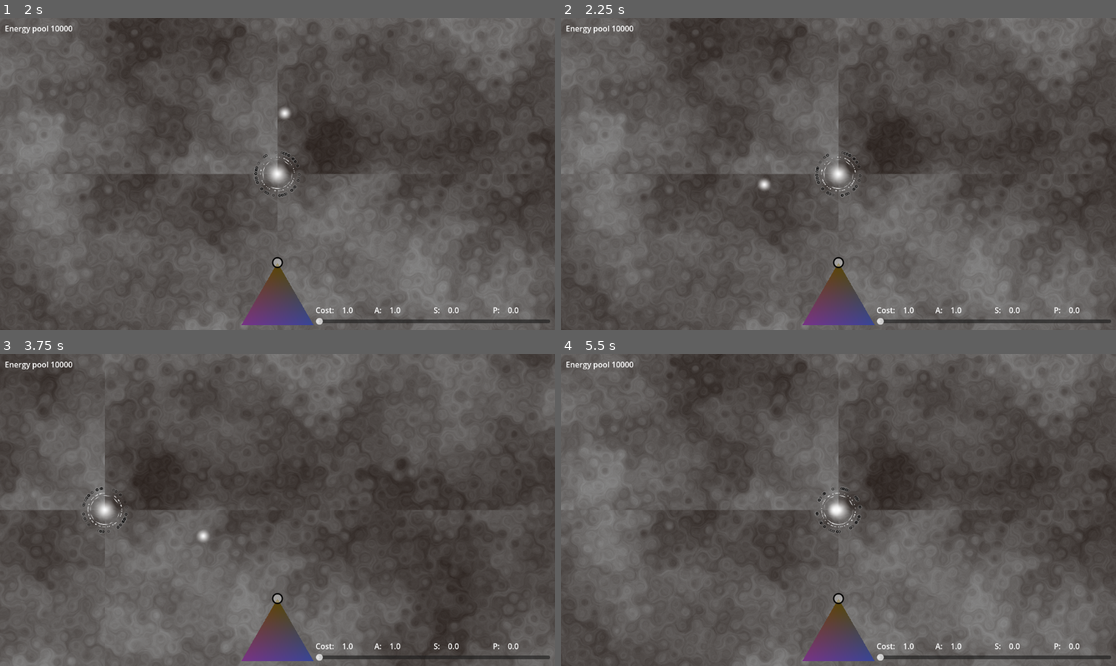
Above: before the commit, frames 1-4 (two rows, left to right).
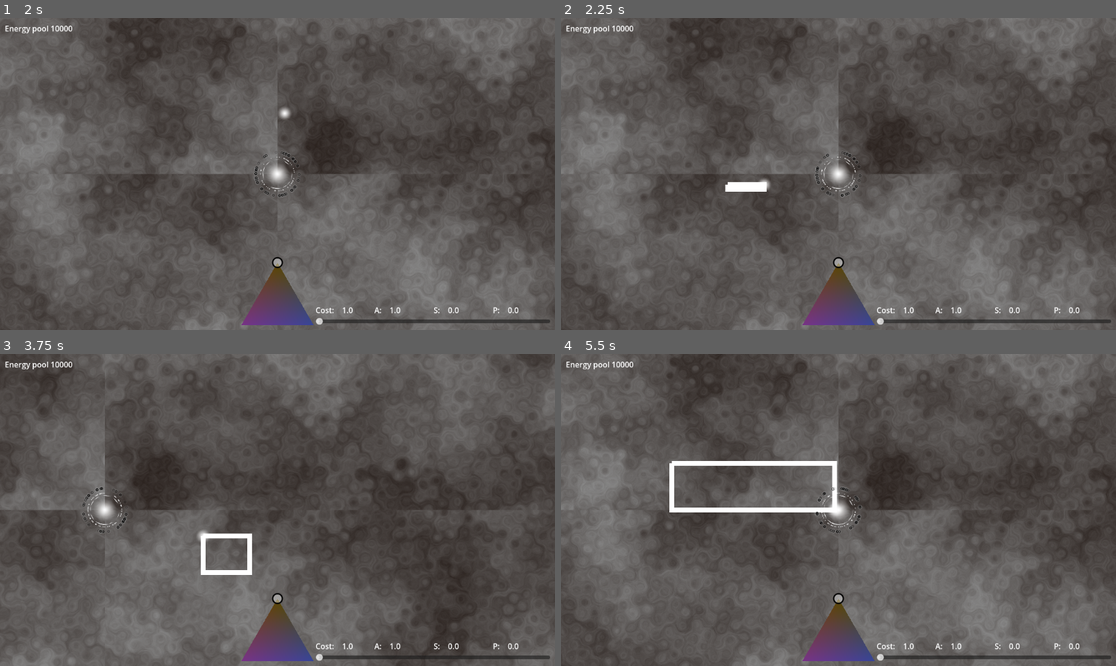
Above: after the commit, the same moments.

Repository: helmasur/conduit_rts
Game: Godot game, scene res://game.tscn
The game is run twice, just before and just after one commit, with the same random seed, the same clock (stepped at 60 frames per second) and the same inputs.
Inputs (mouse positions are in pixels of both pictures, inside the frame that each line leads up to):
- Up to frame 1 (2 s): tap Enter at 0.5 s; drag from (277, 292) to (333, 105) at 0.52 s; click "Host" at 1.25 s
- Up to frame 2 (2.25 s): drag from (727, 189) to (838, 174) at 2.02 s
- Up to frame 3 (3.75 s): move the mouse to (333, 441) at 2.77 s; hold D (move_right) 2.78-3.5 s; click (333, 441) at 2.92 s; drag from (249, 572) to (111, 463) at 3.52 s
- Up to frame 4 (5.5 s): move the mouse to (1005, 556) at 4.27 s; hold A (move_left) 4.28-5 s; click (1005, 556) at 4.42 s; drag from (672, 463) to (832, 510) at 5.02 s

Frame 1 is identical in both runs. In frame 2, 0.2% of the frame differs, in the area x 29-38%, y 52-56%; in frame 3, 0.5%; in frame 4, 1.2%, in the area x 19-50%, y 34-51%.

Commit message:
selection rect step 1

Diff:
--- a/game.gd
+++ b/game.gd
@@ -7,6 +7,10 @@
 var player_scene: PackedScene = preload("res://player.tscn")
 var player: Player
 var units = [Unit]
+
+var drag_start_position: Vector2
+var is_dragging: bool = false
+var drag_threshold: float = 10.0  # Minimalt avstånd i pixlar för att betrakta som drag
 
 func _init() -> void:
 	world_size = Vector2(2048, 2048)
@@ -55,28 +59,52 @@
 func _remove_unit(unit: Unit):
 	units.erase(unit)
 
-func _process(delta: float) -> void:
+func _process(_delta: float) -> void:
 	$SpawnCursor.global_position = $Camera2D.get_global_mouse_position()
 
 func _unhandled_input(event: InputEvent) -> void:
-	if not is_multiplayer_authority(): return
-	if event is InputEventMouseButton and event.pressed:
-		var camera = $Camera2D
-		var mouse_pos = camera.get_global_mouse_position()
+	if not is_multiplayer_authority():
+		return
 
-		# Kontrollera UI först
-		var ui_under_mouse := get_viewport().gui_get_hovered_control()
-		if ui_under_mouse and ui_under_mouse is TriangleControl:
-			return
+	var camera = $Camera2D
+	# Få musens globala position
+	var mouse_pos = camera.get_global_mouse_position()
 
+	# Kontrollera om någon UI-komponent ligger under musen (och om den i så fall är en TriangleControl)
+	var ui_under_mouse = get_viewport().gui_get_hovered_control()
+	if ui_under_mouse and ui_under_mouse is TriangleControl:
+		return
+
+	# Hantera vänster musknapp
+	if event is InputEventMouseButton and event.button_index == MouseButton.MOUSE_BUTTON_LEFT:
+		if event.pressed:
+			# Vid knappnedtryckning: spara startposition och starta dragläge
+			drag_start_position = mouse_pos
+			is_dragging = true
+			# Vi visar inte rektangeln förrän musen rört sig över drag_threshold
+		else:
+			# Vid knappsläpp: avgör om det är ett drag eller ett vanligt klick
+			if is_dragging and drag_start_position.distance_to(mouse_pos) >= drag_threshold:
+				perform_drag_selection(drag_start_position, mouse_pos)
+			else:
+				_handle_left_click(Utils.wrap_position(mouse_pos), Utils.get_unit_at_wrapped_position(mouse_pos, world_size))
+			is_dragging = false
+			$SelectionRect.visible = false
+			$SelectionRect.points = []  # Rensa tidigare rektangelpunkter
+
+
+	# Uppdatera rektangeln medan musen rör sig under dragläget
+	elif event is InputEventMouseMotion and is_dragging:
+		if drag_start_position.distance_to(mouse_pos) >= drag_threshold:
+			$SelectionRect.visible = true
+			update_selection_rect(mouse_pos)
+
+
+	# Hantera höger musknapp enligt din befintliga logik
+	elif event is InputEventMouseButton and event.button_index == MouseButton.MOUSE_BUTTON_RIGHT and event.pressed:
 		var clicked_unit = Utils.get_unit_at_wrapped_position(mouse_pos, world_size)
-
 		var wrapped_pos = Utils.wrap_position(mouse_pos)
-
-		if event.button_index == MouseButton.MOUSE_BUTTON_LEFT:
-			_handle_left_click(wrapped_pos, clicked_unit)
-		elif event.button_index == MouseButton.MOUSE_BUTTON_RIGHT:
-			_handle_right_click(wrapped_pos, clicked_unit)
+		_handle_right_click(wrapped_pos, clicked_unit)
 
 
 func _handle_left_click(_world_pos: Vector2, clicked_unit: Unit) -> void:
@@ -87,12 +115,61 @@
 		selected_unit = clicked_unit
 		$SpawnCursor.visible = false
 		%TriCon.set_point(selected_unit.defense_prop, selected_unit.power_prop, selected_unit.speed_prop)
-	#%TriCon.set_handle(selected_unit.target_defense_prop, selected_unit.target_power_prop, selected_unit.target_speed_prop)
+		#%TriCon.set_handle(selected_unit.target_defense_prop, selected_unit.target_power_prop, selected_unit.target_speed_prop)
 	else:
 		$SpawnCursor.visible = true
+		# Om inget enhet klickades: rensa markering
 		for unit in get_tree().get_nodes_in_group("selected_units"):
 			unit.set_selected(false)
-			selected_unit = null
+		selected_unit = null
+
+func perform_drag_selection(start_pos: Vector2, end_pos: Vector2) -> void:
+	var world_size = Vector2(2048, 2048)
+	var raw_diff = end_pos - start_pos
+	var diff = raw_diff
+	# Applicera wrapping endast om differensen är mindre eller lika med halva världen
+	if abs(raw_diff.x) <= world_size.x / 2:
+		diff.x = Utils.toroid_direction(start_pos, end_pos, world_size).x
+	if abs(raw_diff.y) <= world_size.y / 2:
+		diff.y = Utils.toroid_direction(start_pos, end_pos, world_size).y
+	var computed_end = start_pos + diff
+
+	var top_left = Vector2(min(start_pos.x, computed_end.x), min(start_pos.y, computed_end.y))
+	var bottom_right = Vector2(max(start_pos.x, computed_end.x), max(start_pos.y, computed_end.y))
+	var selection_rect = Rect2(top_left, bottom_right - top_left)
+
+	for unit in get_tree().get_nodes_in_group("units"):
+		var unit_pos = unit.global_position
+		var selected = false
+		for offset in Utils.get_toroid_offsets(world_size):
+			if selection_rect.has_point(unit_pos + offset):
+				selected = true
+				break
+		unit.set_selected(selected)
+
+
+
+
+func update_selection_rect(current_position: Vector2) -> void:
+	var world_size = Vector2(2048, 2048)
+	var raw_diff = current_position - drag_start_position
+	var diff = raw_diff
+	# Applicera wrapping endast om differensen är mindre eller lika med halva världen
+	if abs(raw_diff.x) <= world_size.x / 2:
+		diff.x = Utils.toroid_direction(drag_start_position, current_position, world_size).x
+	if abs(raw_diff.y) <= world_size.y / 2:
+		diff.y = Utils.toroid_direction(drag_start_position, current_position, world_size).y
+	var computed_end = drag_start_position + diff
+
+	var top_left = Vector2(min(drag_start_position.x, computed_end.x), min(drag_start_position.y, computed_end.y))
+	var bottom_right = Vector2(max(drag_start_position.x, computed_end.x), max(drag_start_position.y, computed_end.y))
+	var top_right = Vector2(bottom_right.x, top_left.y)
+	var bottom_left = Vector2(top_left.x, bottom_right.y)
+	$SelectionRect.points = [top_left, top_right, bottom_right, bottom_left, top_left]
+
+
+
+
 
 
 func _handle_right_click(world_pos: Vector2, clicked_unit: Unit) -> void:
--- a/game.tscn
+++ b/game.tscn
@@ -68,6 +68,9 @@
 [node name="SpawnCursor" type="Sprite2D" parent="."]
 texture = SubResource("GradientTexture2D_eow3j")
 
+[node name="SelectionRect" type="Line2D" parent="."]
+closed = true
+
 [node name="GUI" type="CanvasLayer" parent="."]
 
 [node name="HUD" type="Control" parent="GUI"]
--- a/unit.gd
+++ b/unit.gd
@@ -155,7 +155,6 @@
 			pass
 		UnitShared.ActionMode.ATTACKING:
 			if unit_to_attack:
-				var dist = Utils.toroid_distance(global_position, unit_to_attack.global_position, get_parent().world_size)
 				var dir = Utils.toroid_direction(global_position, unit_to_attack.global_position, get_parent().world_size)
 				var v = dir
 				unit_to_attack.apply_damage(power * delta)
